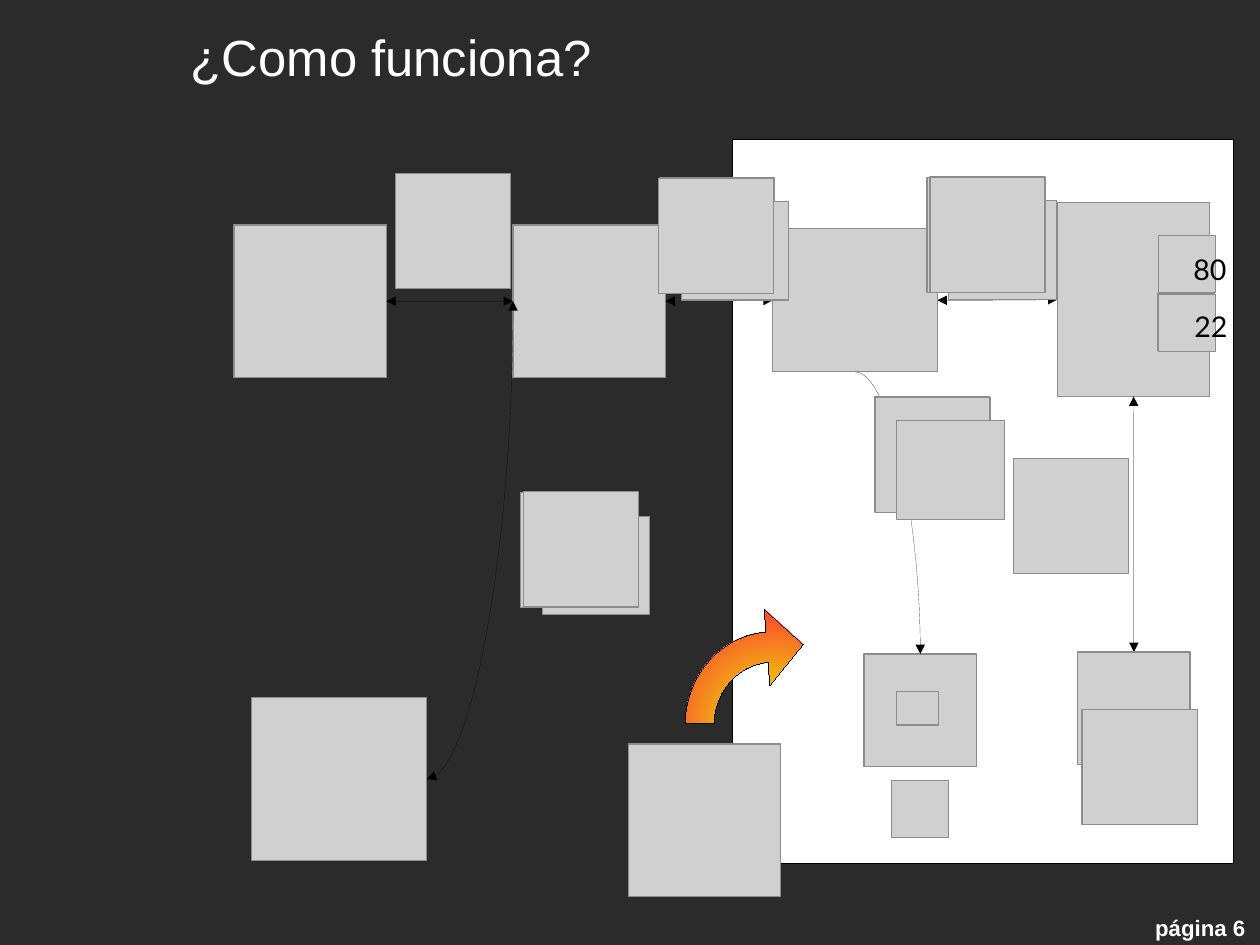
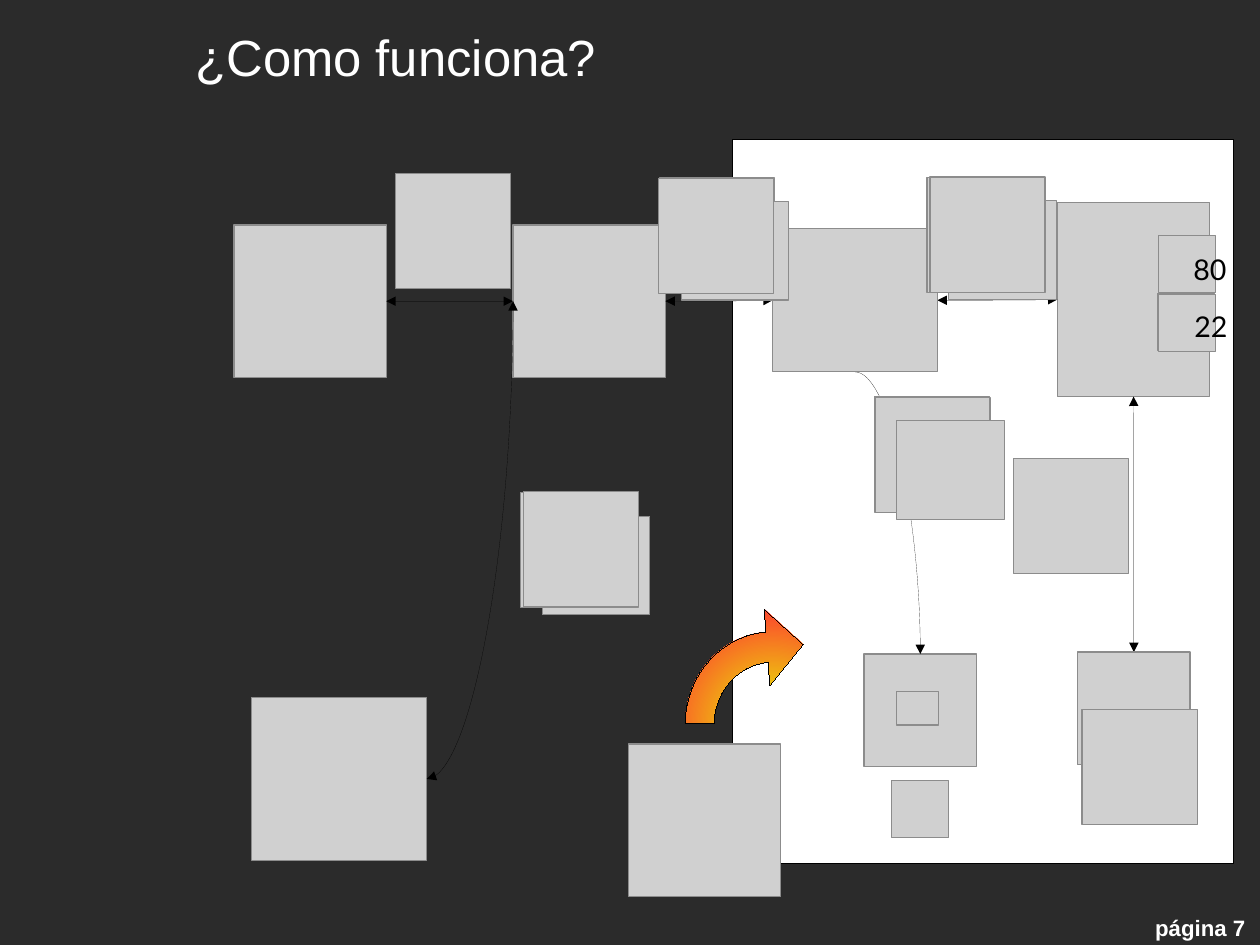
Before and after one commit to mangelp/sharpknocking, a slide deck: slide 7 of Doc/sharpknocking.odp (slide 6 before the commit). Drawn at 1260x945 pixels with LibreOffice and Linux fonts; fonts in the diff are those of the drawing; grey boxes stand for pictures; background and template pictures are left out; a plain dark background stands for a picture behind light text. Boxes give left, top, right and bottom in pixels: in the first picture for what was removed or moved away, otherwise in the second. Text is boxed around its words. In the diff, an @@ line names an element or a change of style, - is before the commit and + after.

```diff
--- a/Doc/sharpknocking.odp
+++ b/Doc/sharpknocking.odp
@@ title "¿Como funciona?" moved from (x1=191, y1=39, x2=591, y2=85) to (x1=195, y1=39, x2=596, y2=85) @@
@@ page number at (x1=1155, y1=919, x2=1245, y2=941): text changed @@
-página 6
+página 7
```
Also in this commit, not shown: 6 other slides changed, 2 slides added, 1 slide removed.
